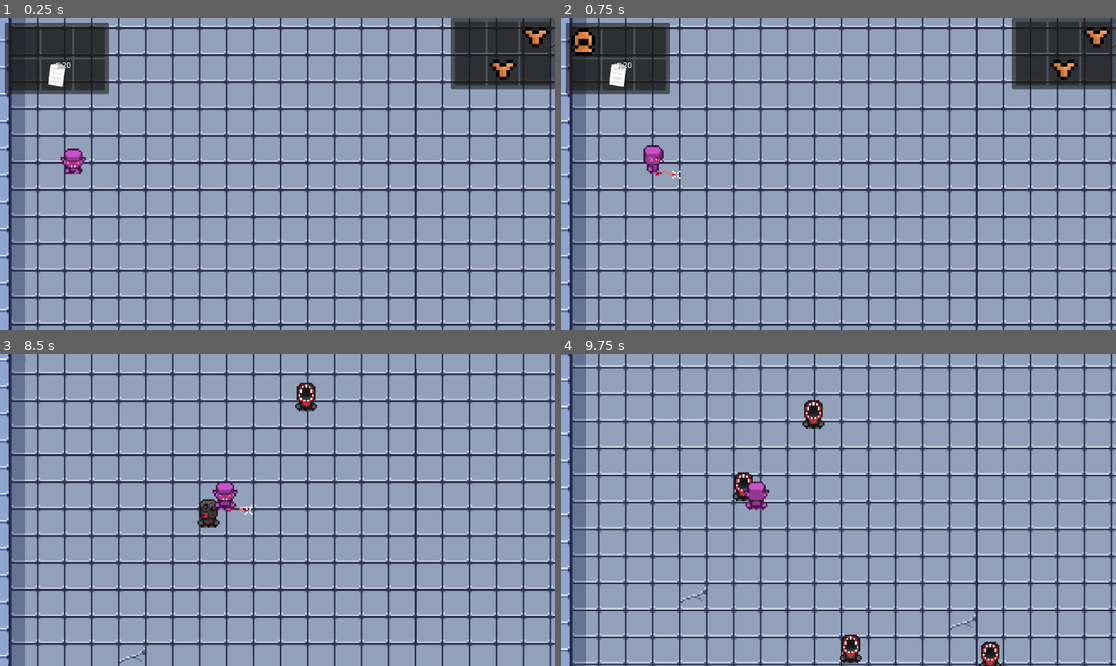
Above: before the commit, frames 1-4 (two rows, left to right).
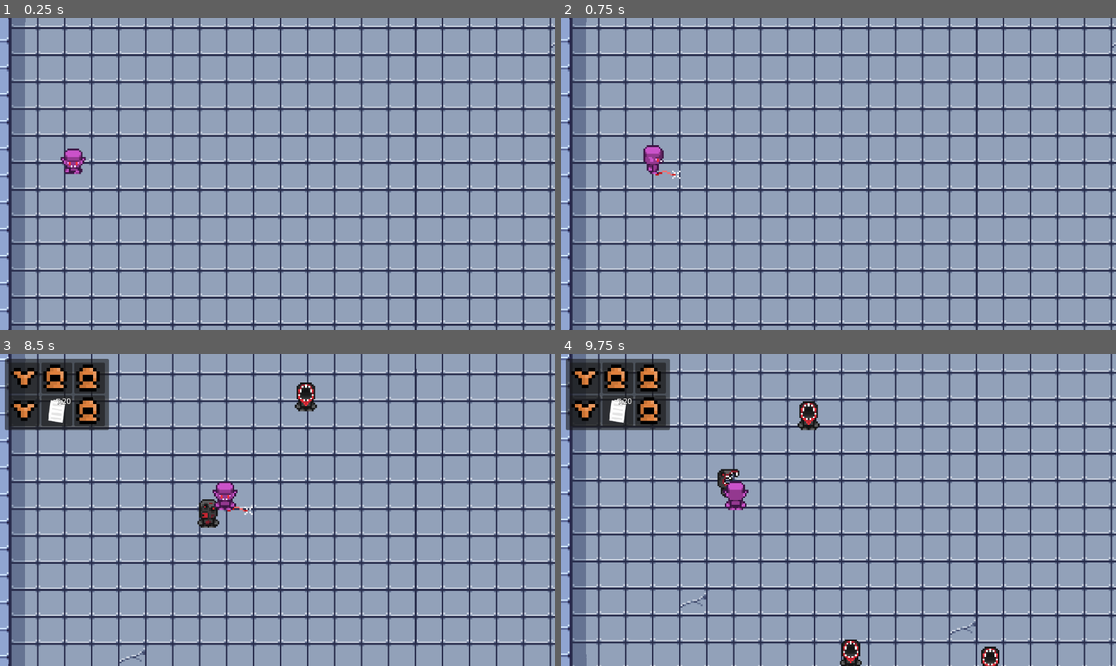
Above: after the commit, the same moments.

Repository: nielss94/top-down-godot
Game: Godot game, scene res://game.tscn
Two runs of this game, one before a commit and one after it. Both use one fixed random seed, a clock stepped at 60 frames per second and the inputs below. Before the commit the project starts from res://levels/level.tscn.
Inputs (mouse positions are in pixels of both pictures, inside the frame that each line leads up to):
- Up to frame 1 (0.25 s): no input
- Up to frame 2 (0.75 s): tap Enter at 0.5 s; move the mouse to (960, 158) at 0.52 s; hold D (right) from 0.53 s (still down); tap L (L) at 0.6 s
- Up to frame 3 (8.5 s): tap M (M, bound only after the commit) at 0.8, 1.35, 2.3, 3.8, 4.35, 5.3, 5.85, 6.8, 8.3 s; move the mouse to (166, 525) at 1.27 s; release D (right) at 1.28 s; hold S (down) 1.28-2.03 s; tap L (L) at 1.55, 2.1, 3.05, 4.55, 5.1, 6.05, 6.6, 7.55 s; move the mouse to (333, 441) at 2.02 s; hold D (right) 2.03-2.78 s; move the mouse to (249, 572) at 2.77 s; hold W (up) 2.78-3.53 s; tap E (interact) at 2.85, 7.35 s; move the mouse to (444, 556) at 3.52 s; hold A (left) 3.53-5.03 s; right-click (444, 556) at 3.6 s; tap I (inventory) at 4.15 s; move the mouse to (111, 463) at 4.27 s; move the mouse to (305, 510) at 5.02 s; hold S (down) 5.03-5.78 s; move the mouse to (194, 432) at 5.77 s; hold D (right) 5.78-6.53 s; move the mouse to (399, 494) at 6.52 s; hold W (up) 6.53-7.28 s; move the mouse to (166, 525) at 7.27 s; hold D (right) 7.28-8.03 s; move the mouse to (333, 441) at 8.02 s; hold S (down) from 8.03 s (still down); right-click (333, 441) at 8.1 s
- Up to frame 4 (9.75 s): move the mouse to (810, 572) at 8.77 s; release S (down) at 8.78 s; hold A (left) 8.78-9.53 s; tap M (M, bound only after the commit) at 8.85 s; tap L (L) at 9.05, 9.6 s; move the mouse to (1005, 556) at 9.52 s; hold W (up) from 9.53 s (still down)

The runs differ from the first frame. In frame 1, 8.6% of the frame differs, in the area x 0-100%, y 0-25%; in frame 2, 8.6%; in frame 3, 4.4%; in frame 4, 29%, in the area x 0-100%, y 0-100%.

Commit message:
equipment inventory and stats

Diff:
--- a/common/stats/stats.gd
+++ b/common/stats/stats.gd
@@ -1,16 +1,45 @@
 extends Node
 class_name Stats
 
-@export var strength: int = 10
-@export var intellect: int = 10
-@export var dexterity: int = 10
-@export var luck: int = 10
+@export var strength: int = 0
+@export var intellect: int = 0
+@export var dexterity: int = 0
+@export var luck: int = 0
 
-# Called when the node enters the scene tree for the first time.
-func _ready():
-	pass # Replace with function body.
+func set_stats(stats: Stats) -> void:
+	strength = stats.strength
+	intellect = stats.intellect
+	dexterity = stats.dexterity
+	luck = stats.luck
 
+func with_strength(amount: int) -> Stats:
+	strength = amount
+	return self
 
-# Called every frame. 'delta' is the elapsed time since the previous frame.
-func _process(delta):
-	pass
+func add_strength(amount: int) -> Stats:
+	strength += amount
+	return self
+
+func with_intellect(amount: int) -> Stats:
+	intellect = amount
+	return self
+
+func add_intellect(amount: int) -> Stats:
+	intellect += amount
+	return self
+
+func with_dexterity(amount: int) -> Stats:
+	dexterity = amount
+	return self
+
+func add_dexterity(amount: int) -> Stats:
+	dexterity += amount
+	return self
+
+func with_luck(amount: int) -> Stats:
+	luck = amount
+	return self
+
+func add_luck(amount: int) -> Stats:
+	luck += amount
+	return self
--- a/events/Events.gd
+++ b/events/Events.gd
@@ -1,9 +1,10 @@
 extends Node
 
+# inventory
+signal toggle_inventory
+signal player_inventory_init(inventory: Inventory)
+signal player_inventory_changed
+signal player_equipment_inventory_changed(equipment_inventory: EquipmentInventory)
+
+signal pickup_item(item)
 signal enemy_died(position)
-signal player_inventory_changed
-signal pickup_item(item)
-
-signal equip_item(equipment)
-signal unequip_item(equipment)
-signal equipment_inventory_changed
--- /dev/null
+++ b/game.gd
@@ -0,0 +1 @@
+extends Node
--- /dev/null
+++ b/game.tscn
@@ -0,0 +1,46 @@
+[gd_scene load_steps=8 format=3 uid="uid://dyccbofcnimhn"]
+
+[ext_resource type="Script" path="res://game.gd" id="1_kd3de"]
+[ext_resource type="PackedScene" uid="uid://bbxgg620b0mj2" path="res://levels/level.tscn" id="2_2rmmu"]
+[ext_resource type="PackedScene" uid="uid://c3c3xsylfnmmb" path="res://player/player.tscn" id="3_avnsc"]
+[ext_resource type="PackedScene" uid="uid://dtku54l5umja0" path="res://camera/camera.tscn" id="4_kdxkq"]
+[ext_resource type="Script" path="res://inventory/ui/inventory_interface.gd" id="5_oxxv8"]
+[ext_resource type="PackedScene" uid="uid://df8ndsa76tod4" path="res://inventory/ui/inventory_ui.tscn" id="6_jfxro"]
+[ext_resource type="PackedScene" uid="uid://julmk5r85rfi" path="res://loot_manager/loot_manager.tscn" id="7_a7vvf"]
+
+[node name="Game" type="Node"]
+script = ExtResource("1_kd3de")
+
+[node name="Level" parent="." instance=ExtResource("2_2rmmu")]
+
+[node name="UI" type="CanvasLayer" parent="."]
+
+[node name="InventoryInterface" type="Control" parent="UI"]
+visible = false
+layout_mode = 3
+anchors_preset = 0
+offset_right = 40.0
+offset_bottom = 40.0
+script = ExtResource("5_oxxv8")
+
+[node name="PlayerInventoryUI" parent="UI/InventoryInterface" instance=ExtResource("6_jfxro")]
+layout_mode = 0
+offset_left = 10.0
+offset_top = 10.0
+offset_right = 50.0
+offset_bottom = 50.0
+
+[node name="Player" parent="." instance=ExtResource("3_avnsc")]
+position = Vector2(44, 112)
+
+[node name="Camera2D" parent="Player" instance=ExtResource("4_kdxkq")]
+zoom = Vector2(3.5, 3.5)
+limit_left = 0
+limit_top = -30
+limit_right = 400
+limit_bottom = 300
+limit_smoothed = false
+position_smoothing_enabled = false
+position_smoothing_speed = 200.0
+
+[node name="LootManager" parent="." instance=ExtResource("7_a7vvf")]
--- /dev/null
+++ b/inventory/equipment_inventory_component.gd
@@ -0,0 +1,17 @@
+class_name EquipmentInventoryComponent extends Node
+
+signal equipment_inventory_changed
+
+@export var inventory: EquipmentInventory
+const helmet = preload("res://item/equipment/wooden_helmet.tres")
+const armor = preload("res://item/equipment/wooden_armor.tres")
+
+func _process(delta):
+	if Input.is_action_just_pressed("L"):
+		equip(helmet)
+	if Input.is_action_just_pressed("M"):
+		equip(armor)
+
+func equip(equipment: Equipment):
+	inventory.equip(equipment)
+	equipment_inventory_changed.emit()
--- a/inventory/inventory_component.gd
+++ b/inventory/inventory_component.gd
@@ -1,14 +1,13 @@
 class_name InventoryComponent extends Node
+
+signal inventory_changed
 
 @export var inventory: Inventory
 
-func _process(delta):
-	if Input.is_action_just_pressed("L"):
-		var helmet = load("res://item/equipment/wooden_helmet.tres")
-		inventory.add(helmet)
-
 func add(item: Item):
 	inventory.add(item)
+	inventory_changed.emit()
 
 func remove(item: Item):
 	inventory.remove(item)
+	inventory_changed.emit()
--- /dev/null
+++ b/inventory/resource/equipment_inventory.gd
@@ -0,0 +1,65 @@
+class_name EquipmentInventory extends Resource
+
+@export var helmet: Equipment
+@export var armor: Equipment
+@export var leggings: Equipment
+@export var boots: Equipment
+@export var weapon: Equipment
+
+func equip(equipment: Equipment):
+	unequip(equipment.type)
+	match equipment.type:
+		Equipment.Type.Helmet:
+			helmet = equipment
+		Equipment.Type.Armor:
+			armor = equipment
+		Equipment.Type.Leggings:
+			leggings = equipment
+		Equipment.Type.Boots:
+			boots = equipment
+		Equipment.Type.Weapon:
+			weapon = equipment
+
+func unequip(equipmentType: Equipment.Type):
+	match equipmentType:
+		Equipment.Type.Helmet:
+			if helmet:
+				Events.pickup_item.emit(helmet)
+				helmet = null
+		Equipment.Type.Armor:
+			if armor:
+				Events.pickup_item.emit(armor)
+				armor = null
+		Equipment.Type.Leggings:
+			if leggings:
+				Events.pickup_item.emit(leggings)
+				leggings = null
+		Equipment.Type.Boots:
+			if boots:
+				Events.pickup_item.emit(boots)
+				boots = null
+		Equipment.Type.Weapon:
+			if weapon:
+				Events.pickup_item.emit(weapon)
+				weapon = null
+
+func calculate_stats() -> Stats:
+	var stats = Stats.new()
+
+	if helmet:
+		stats.add_dexterity(helmet.dexterity).add_intellect(helmet.intellect).add_strength(helmet.strength).add_luck(helmet.luck)
+
+	if armor:
+		stats.add_dexterity(armor.dexterity).add_intellect(armor.intellect).add_strength(armor.strength).add_luck(armor.luck)
+
+	if leggings:
+		stats.add_dexterity(leggings.dexterity).add_intellect(leggings.intellect).add_strength(leggings.strength).add_luck(leggings.luck)
+
+	if boots:
+		stats.add_dexterity(boots.dexterity).add_intellect(boots.intellect).add_strength(boots.strength).add_luck(boots.luck)
+
+	if weapon:
+		stats.add_dexterity(weapon.dexterity).add_intellect(weapon.intellect).add_strength(weapon.strength).add_luck(weapon.luck)
+
+
+	return stats
--- a/inventory/resource/equipment_inventory.tres
+++ b/inventory/resource/equipment_inventory.tres
@@ -1,35 +1,6 @@
-[gd_resource type="Resource" script_class="Inventory" load_steps=10 format=3 uid="uid://ccbwg2whn1dvp"]
+[gd_resource type="Resource" script_class="EquipmentInventory" load_steps=2 format=3 uid="uid://d624w3f62bem"]
 
-[ext_resource type="Script" path="res://inventory/resource/inventory.gd" id="1_nem2e"]
-[ext_resource type="Script" path="res://inventory/resource/slot.gd" id="2_mnmv0"]
-[ext_resource type="Resource" uid="uid://cxp4cclw05np3" path="res://item/equipment/wooden_armor.tres" id="3_g8nmm"]
-
-[sub_resource type="Resource" id="Resource_7x3vj"]
-script = ExtResource("2_mnmv0")
-quantity = 1
-
-[sub_resource type="Resource" id="Resource_ryriy"]
-script = ExtResource("2_mnmv0")
-quantity = 1
-
-[sub_resource type="Resource" id="Resource_632rc"]
-script = ExtResource("2_mnmv0")
-item = ExtResource("3_g8nmm")
-quantity = 1
-
-[sub_resource type="Resource" id="Resource_ysm5x"]
-script = ExtResource("2_mnmv0")
-quantity = 1
-
-[sub_resource type="Resource" id="Resource_ecbtt"]
-script = ExtResource("2_mnmv0")
-item = ExtResource("3_g8nmm")
-quantity = 1
-
-[sub_resource type="Resource" id="Resource_bwf3x"]
-script = ExtResource("2_mnmv0")
-quantity = 1
+[ext_resource type="Script" path="res://inventory/resource/equipment_inventory.gd" id="1_brt5l"]
 
 [resource]
-script = ExtResource("1_nem2e")
-slots = Array[ExtResource("2_mnmv0")]([SubResource("Resource_7x3vj"), SubResource("Resource_ryriy"), SubResource("Resource_632rc"), SubResource("Resource_ysm5x"), SubResource("Resource_ecbtt"), SubResource("Resource_bwf3x")])
+script = ExtResource("1_brt5l")
--- a/inventory/resource/inventory.gd
+++ b/inventory/resource/inventory.gd
@@ -12,7 +12,6 @@
 
 		if s.item == item:
 			s.remove_item(item)
-			Events.player_inventory_changed.emit()
 			return
 
 func add(item: Item):
@@ -35,4 +34,3 @@
 		return
 
 	slot.add_item(item)
-	Events.player_inventory_changed.emit()
--- a/inventory/ui/inventory_interface.gd
+++ b/inventory/ui/inventory_interface.gd
@@ -1,20 +1,11 @@
 class_name InventoryInterface extends Control
 
-@onready var player_inventory: InventoryUI = $PlayerInventory
-@onready var equipment_inventory: InventoryUI = $EquipmentInventory
+@onready var player_inventory_ui: InventoryUI = $PlayerInventoryUI
 
 func _ready():
-	Events.player_inventory_changed.connect(_player_inventory_changed)
-	Events.equipment_inventory_changed.connect(_equipment_inventory_changed)
+	Events.toggle_inventory.connect(toggle_inventory)
+	Events.player_inventory_init.connect(player_inventory_ui.set_inventory)
+	Events.player_inventory_changed.connect(player_inventory_ui.redraw)
 
-func set_player_inventory(inventory: Inventory):
-	player_inventory.set_inventory(inventory)
-
-func set_equipment_inventory(inventory: Inventory):
-	equipment_inventory.set_inventory(inventory)
-
-func _player_inventory_changed():
-	player_inventory.redraw()
-
-func _equipment_inventory_changed():
-	equipment_inventory.redraw()
+func toggle_inventory():
+	visible = not visible
--- a/inventory/ui/inventory_ui.gd
+++ b/inventory/ui/inventory_ui.gd
@@ -1,10 +1,9 @@
 class_name InventoryUI extends PanelContainer
 
-const slot_scene = preload("res://inventory/ui/slot.tscn")
+const slot_ui = preload("res://inventory/ui/slot_ui.tscn")
 
 @onready var item_grid: GridContainer = $MarginContainer/ItemGrid
 
-@export var is_equipment_inventory: bool = false
 var inventory: Inventory
 
 func set_inventory(inventory: Inventory):
@@ -19,27 +18,11 @@
 		child.queue_free()
 
 	for slot in inventory.slots:
-		var new_slot = slot_scene.instantiate()
-		item_grid.add_child(new_slot)
+		var new_slot_ui = slot_ui.instantiate()
+		item_grid.add_child(new_slot_ui)
 
 		if slot:
-			new_slot.set_slot(slot)
+			new_slot_ui.set_slot(slot)
 
-		(new_slot as SlotUI).right_clicked.connect(ding)
 func redraw():
 	draw_slot_grid()
-
-func ding(slot_ui: SlotUI):
-	if slot_ui.slot.item and slot_ui.slot.item is Equipment:
-		print("right click %s" % slot_ui.slot.item.name)
-		if is_equipment_inventory:
-			Events.pickup_item.emit(slot_ui.slot.item)
-			Events.unequip_item.emit(slot_ui.slot.item)
-			Events.equipment_inventory_changed.emit()
-		else:
-			Events.equip_item.emit(slot_ui.slot.item)
-			Events.player_inventory_changed.emit()
-		slot_ui.slot.item = null;
-		slot_ui.set_slot(slot_ui.slot)
-	else:
-		print("right click empty slot")
--- a/inventory/ui/slot.gd
+++ b/inventory/ui/slot_ui.gd
@@ -2,10 +2,10 @@
 
 signal right_clicked(slot: Slot)
 
-var slot: Slot
 @onready var texture_rect = $MarginContainer/TextureRect
 @onready var quantity_label = $QuantityLabel
 
+var slot: Slot
 var hovering: bool = false
 
 func _process(delta):
--- a/inventory/ui/slot.tscn
+++ b/inventory/ui/slot_ui.tscn
@@ -1,12 +1,12 @@
-[gd_scene load_steps=2 format=3 uid="uid://i1ihxgvo8ego"]
+[gd_scene load_steps=2 format=3 uid="uid://djiyrnncqjost"]
 
-[ext_resource type="Script" path="res://inventory/ui/slot.gd" id="1_4ihfn"]
+[ext_resource type="Script" path="res://inventory/ui/slot_ui.gd" id="1_a531u"]
 
 [node name="Slot" type="Panel"]
 custom_minimum_size = Vector2(64, 64)
 offset_right = 40.0
 offset_bottom = 40.0
-script = ExtResource("1_4ihfn")
+script = ExtResource("1_a531u")
 
 [node name="MarginContainer" type="MarginContainer" parent="."]
 custom_minimum_size = Vector2(64, 64)
--- a/item/equipment.gd
+++ b/item/equipment.gd
@@ -1,6 +1,6 @@
 class_name Equipment extends Item
 
-enum EquipmentType {
+enum Type {
 	Helmet,
 	Armor,
 	Leggings,
@@ -9,7 +9,7 @@
 	Shield
 }
 
-@export var type: EquipmentType
+@export var type: Type
 
 @export_category("Stats")
 @export var strength: int
--- a/levels/level.gd
+++ /dev/null
@@ -1,14 +0,0 @@
-extends Node2D
-
-@onready var camera = $Camera2D
-@onready var player: Player = $Player
-
-@onready var inventory_interface: InventoryInterface = $UI/InventoryInterface
-
-func _ready():
-	player.toggle_inventory.connect(toggle_inventory)
-	inventory_interface.set_player_inventory(player.inventory_component.inventory)
-	inventory_interface.set_equipment_inventory(player.equipment_inventory_component.inventory)
-
-func toggle_inventory():
-	inventory_interface.visible = not inventory_interface.visible
--- a/levels/level.tscn
+++ b/levels/level.tscn
@@ -1,13 +1,7 @@
-[gd_scene load_steps=10 format=3 uid="uid://bbxgg620b0mj2"]
+[gd_scene load_steps=4 format=3 uid="uid://bbxgg620b0mj2"]
 
-[ext_resource type="Script" path="res://levels/level.gd" id="1_vwhxh"]
-[ext_resource type="PackedScene" uid="uid://dtku54l5umja0" path="res://camera/camera.tscn" id="2_41dvi"]
 [ext_resource type="PackedScene" uid="uid://bhl5runkgfx1n" path="res://tiles/tile_map.tscn" id="3_66qso"]
-[ext_resource type="PackedScene" uid="uid://c3c3xsylfnmmb" path="res://player/player.tscn" id="4_vmi4i"]
 [ext_resource type="PackedScene" uid="uid://dilrc3jdtgyfe" path="res://spawner/enemy_spawner.tscn" id="5_15rgq"]
-[ext_resource type="PackedScene" uid="uid://df8ndsa76tod4" path="res://inventory/ui/inventory.tscn" id="6_keq6h"]
-[ext_resource type="Script" path="res://inventory/ui/inventory_interface.gd" id="7_4c1at"]
-[ext_resource type="PackedScene" uid="uid://julmk5r85rfi" path="res://loot_manager/loot_manager.tscn" id="8_nnesk"]
 
 [sub_resource type="NavigationPolygon" id="NavigationPolygon_1svcl"]
 vertices = PackedVector2Array(32, 24, 386, 25, 387, 286, 32, 283)
@@ -15,7 +9,6 @@
 outlines = Array[PackedVector2Array]([PackedVector2Array(32, 24, 386, 25, 387, 286, 32, 283)])
 
 [node name="Level" type="Node2D"]
-script = ExtResource("1_vwhxh")
 
 [node name="TileMap" parent="." instance=ExtResource("3_66qso")]
 
@@ -23,55 +16,12 @@
 position = Vector2(-9, -2)
 navigation_polygon = SubResource("NavigationPolygon_1svcl")
 
-[node name="Player" parent="." instance=ExtResource("4_vmi4i")]
-position = Vector2(44, 112)
-
-[node name="Camera2D" parent="Player" instance=ExtResource("2_41dvi")]
-zoom = Vector2(3.5, 3.5)
-limit_left = 0
-limit_top = -30
-limit_right = 400
-limit_bottom = 300
-limit_smoothed = false
-position_smoothing_enabled = false
-position_smoothing_speed = 200.0
-
 [node name="EnemySpawner" parent="." instance=ExtResource("5_15rgq")]
 minX = 26.0
 maxX = 375.0
 minY = 23.0
 maxY = 280.0
 
-[node name="UI" type="CanvasLayer" parent="."]
-
-[node name="InventoryInterface" type="Control" parent="UI"]
-layout_mode = 3
-anchors_preset = 15
-anchor_right = 1.0
-anchor_bottom = 1.0
-grow_horizontal = 2
-grow_vertical = 2
-script = ExtResource("7_4c1at")
-
-[node name="PlayerInventory" parent="UI/InventoryInterface" instance=ExtResource("6_keq6h")]
-layout_mode = 0
-offset_left = 10.0
-offset_top = 10.0
-offset_right = 50.0
-offset_bottom = 50.0
-
-[node name="EquipmentInventory" parent="UI/InventoryInterface" instance=ExtResource("6_keq6h")]
-layout_mode = 1
-anchors_preset = 1
-anchor_left = 1.0
-anchor_right = 1.0
-offset_left = -40.0
-offset_right = 0.0
-grow_horizontal = 0
-is_equipment_inventory = true
-
-[node name="LootManager" parent="." instance=ExtResource("8_nnesk")]
-
 [node name="DirectionalLight2D" type="DirectionalLight2D" parent="."]
 energy = 0.43
 shadow_enabled = true
--- a/player/player.gd
+++ b/player/player.gd
@@ -1,26 +1,24 @@
 class_name Player extends CharacterBody2D
 
-signal toggle_inventory
-signal attack
-
 @onready var inventory_component: InventoryComponent = $InventoryComponent
-@onready var equipment_inventory_component = $EquipmentInventoryComponent
+@onready var equipment_inventory_component: EquipmentInventoryComponent = $EquipmentInventoryComponent
 
 @onready var interaction_area: Interaction = $InteractionArea
-@onready var stats = $Stats
+
+@onready var stats: Stats = $Stats
 
 @export var speed = 300.0
 @export var direction = Vector2.ZERO
 
 func _ready():
 	Events.pickup_item.connect(pickup_item)
-	Events.unequip_item.connect(unequip_item)
+	Events.player_inventory_init.emit(inventory_component.inventory)
 
 func _process(delta):
 	direction = Input.get_vector("left", "right", "up", "down")
 
 	if Input.is_action_just_pressed("inventory"):
-		toggle_inventory.emit()
+		Events.toggle_inventory.emit()
 
 	if Input.is_action_just_pressed("interact"):
 		interaction_area.interact()
@@ -32,5 +30,9 @@
 func pickup_item(item: Item):
 	inventory_component.add(item)
 
-func unequip_item(item: Item):
-	equipment_inventory_component.remove(item)
+func _on_inventory_component_inventory_changed():
+	Events.player_inventory_changed.emit()
+
+func _on_equipment_inventory_component_equipment_inventory_changed():
+	Events.player_equipment_inventory_changed.emit(equipment_inventory_component.inventory)
+	stats.set_stats(equipment_inventory_component.inventory.calculate_stats())
--- a/player/player.tscn
+++ b/player/player.tscn
@@ -7,8 +7,9 @@
 [ext_resource type="Script" path="res://common/stats/stats.gd" id="6_03vd4"]
 [ext_resource type="Script" path="res://inventory/inventory_component.gd" id="7_wh1te"]
 [ext_resource type="Resource" uid="uid://by8dus2qpdyx7" path="res://inventory/resource/inventory.tres" id="8_6jwyj"]
-[ext_resource type="Resource" uid="uid://ccbwg2whn1dvp" path="res://inventory/resource/equipment_inventory.tres" id="8_jpsuf"]
+[ext_resource type="Script" path="res://inventory/equipment_inventory_component.gd" id="9_ecgdn"]
 [ext_resource type="PackedScene" path="res://common/interaction/interaction_area.tscn" id="9_kllc7"]
+[ext_resource type="Resource" uid="uid://d624w3f62bem" path="res://inventory/resource/equipment_inventory.tres" id="10_a6p2x"]
 
 [sub_resource type="CircleShape2D" id="CircleShape2D_pvxvg"]
 radius = 4.12311
@@ -81,6 +82,24 @@
 "values": [6, 7, 8, 7]
 }
 
+[sub_resource type="Animation" id="Animation_e8x7y"]
+resource_name = "run_right"
+length = 0.5
+loop_mode = 1
+step = 0.125
+tracks/0/type = "value"
+tracks/0/imported = false
+tracks/0/enabled = true
+tracks/0/path = NodePath("Sprite2D:frame")
+tracks/0/interp = 1
+tracks/0/loop_wrap = true
+tracks/0/keys = {
+"times": PackedFloat32Array(0, 0.125, 0.25, 0.375),
+"transitions": PackedFloat32Array(1, 1, 1, 1),
+"update": 1,
+"values": [9, 10, 11, 10]
+}
+
 [sub_resource type="Animation" id="Animation_65b5o"]
 resource_name = "run_up"
 length = 0.5
@@ -97,24 +116,6 @@
 "transitions": PackedFloat32Array(1, 1, 1, 1),
 "update": 1,
 "values": [0, 1, 2, 1]
-}
-
-[sub_resource type="Animation" id="Animation_e8x7y"]
-resource_name = "run_right"
-length = 0.5
-loop_mode = 1
-step = 0.125
-tracks/0/type = "value"
-tracks/0/imported = false
-tracks/0/enabled = true
-tracks/0/path = NodePath("Sprite2D:frame")
-tracks/0/interp = 1
-tracks/0/loop_wrap = true
-tracks/0/keys = {
-"times": PackedFloat32Array(0, 0.125, 0.25, 0.375),
-"transitions": PackedFloat32Array(1, 1, 1, 1),
-"update": 1,
-"values": [9, 10, 11, 10]
 }
 
 [sub_resource type="AnimationLibrary" id="AnimationLibrary_8yt5m"]
@@ -217,8 +218,11 @@
 script = ExtResource("7_wh1te")
 inventory = ExtResource("8_6jwyj")
 
+[node name="InteractionArea" parent="." instance=ExtResource("9_kllc7")]
+
 [node name="EquipmentInventoryComponent" type="Node" parent="."]
-script = ExtResource("7_wh1te")
-inventory = ExtResource("8_jpsuf")
-
-[node name="InteractionArea" parent="." instance=ExtResource("9_kllc7")]
+script = ExtResource("9_ecgdn")
+inventory = ExtResource("10_a6p2x")
+
+[connection signal="inventory_changed" from="InventoryComponent" to="." method="_on_inventory_component_inventory_changed"]
+[connection signal="equipment_inventory_changed" from="EquipmentInventoryComponent" to="." method="_on_equipment_inventory_component_equipment_inventory_changed"]
--- a/project.godot
+++ b/project.godot
@@ -11,7 +11,7 @@
 [application]
 
 config/name="Test"
-run/main_scene="res://levels/level.tscn"
+run/main_scene="res://game.tscn"
 config/features=PackedStringArray("4.0", "Forward Plus")
 
 [autoload]
@@ -70,6 +70,11 @@
 "events": [Object(InputEventMouseButton,"resource_local_to_scene":false,"resource_name":"","device":-1,"window_id":0,"a …(240 unchanged characters)…
 ]
 }
+M={
+"deadzone": 0.5,
+"events": [Object(InputEventKey,"resource_local_to_scene":false,"resource_name":"","device":-1,"window_id":0,"alt_pressed":false,"shift_pressed":false,"ctrl_pressed":false,"meta_pressed":false,"pressed":false,"keycode":0,"physical_keycode":77,"key_label":0,"unicode":109,"echo":false,"script":null)
+]
+}
 
 [layer_names]
 
Not shown: 1 places in inventory/ui/inventory_ui.tscn that only renumber resources
Not shown, removed: player/Minifantasy_CreaturesElfAnimations.png.import
Not shown: 1 places in player/player.tscn that only renumber resources
Binary file removed: tiles/orc_green_16x24.png
Not shown, removed: tiles/orc_green_16x24.png.import
Binary file removed: tiles/orc_purple_16x24.png
Not shown, removed: tiles/orc_purple_16x24.png.import
